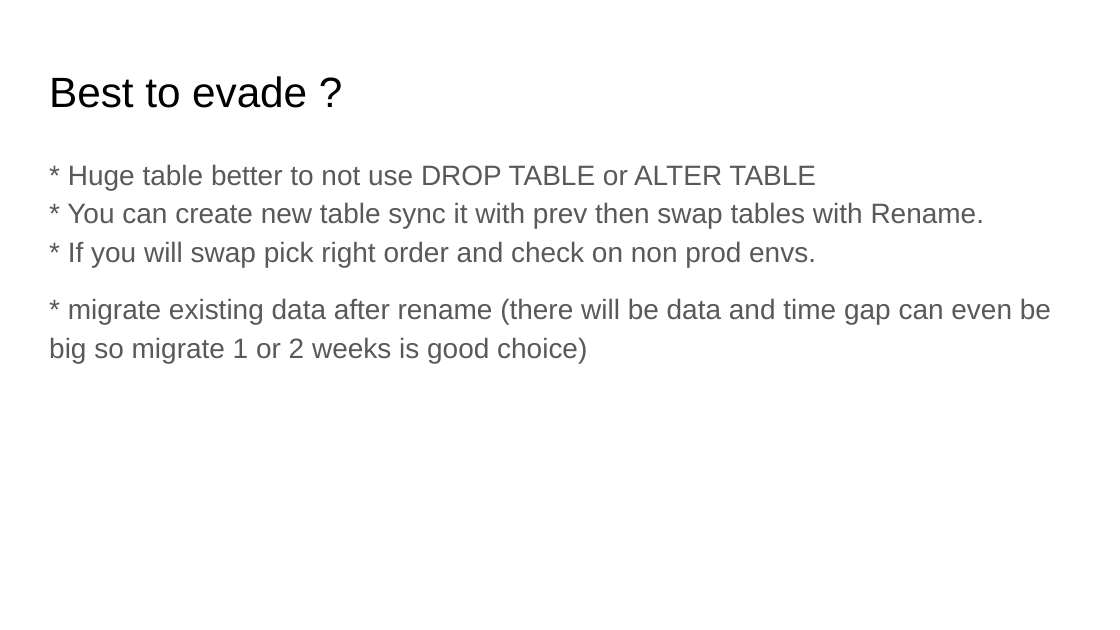
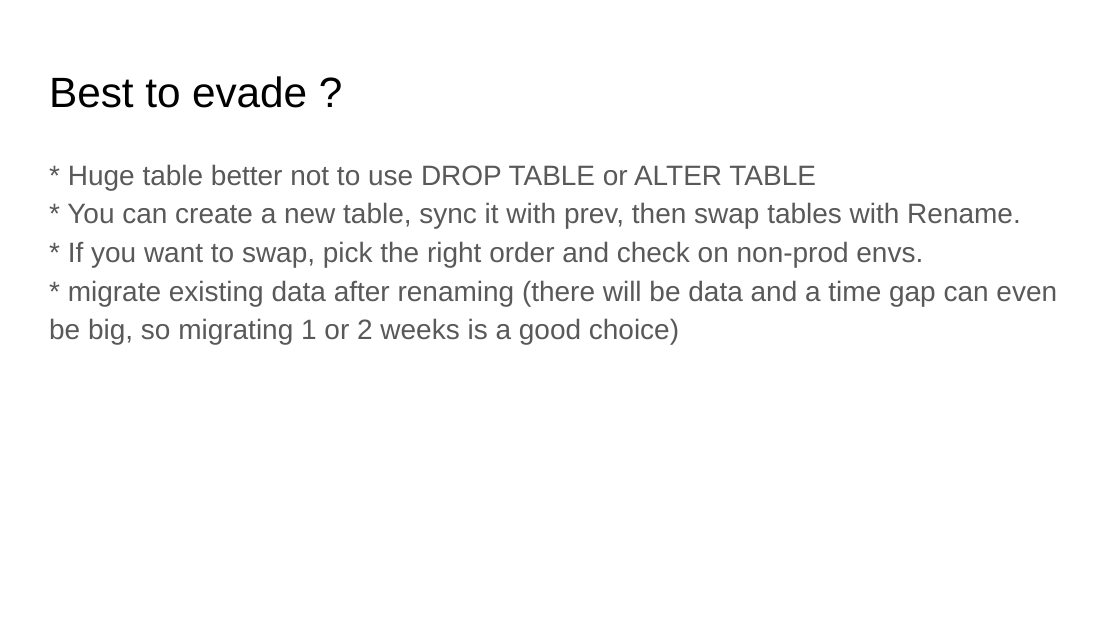
Before and after one commit to Neznajki/devclub-high-load-db, a slide deck: slide 23 of High Load System DB.pptx (slide 24 before the commit). Drawn at 1120x630 pixels with LibreOffice and Linux fonts; fonts in the diff are those of the drawing. Boxes give left, top, right and bottom in pixels: in the first picture for what was removed or moved away, otherwise in the second. Text is boxed around its words. In the diff, an @@ line names an element or a change of style, - is before the commit and + after.

Commit message:
fixed grammar.

```diff
--- a/High Load System DB.pptx
+++ b/High Load System DB.pptx
@@ text at box(49, 164, 1057, 344): text changed @@
-* Huge table better to not use DROP TABLE or ALTER TABLE
-* You can create new table sync it with prev then swap tables with Rename.
-* If you will swap pick right order and check on non prod envs.
-* migrate existing data after rename (there will be data and time gap can even be big so migrate 1 or 2 weeks is good choice)
+* Huge table better not to use DROP TABLE or ALTER TABLE
+* You can create a new table, sync it with prev, then swap tables with Rename.
+* If you want to swap, pick the right order and check on non-prod envs.
+* migrate existing data after renaming (there will be data and a time gap can even be big, so migrating 1 or 2 weeks is a good choice)
```
Also in this commit, not shown: 22 other slides changed, 1 slide removed.
